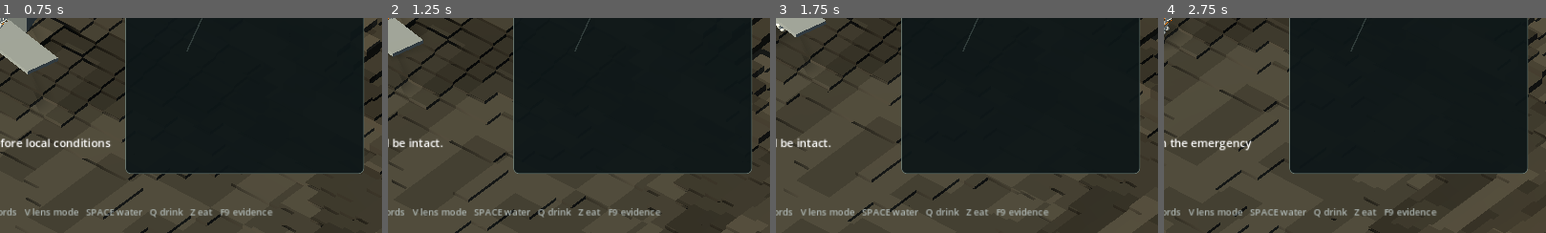
Above: before the commit, frames 1-4 (left to right).
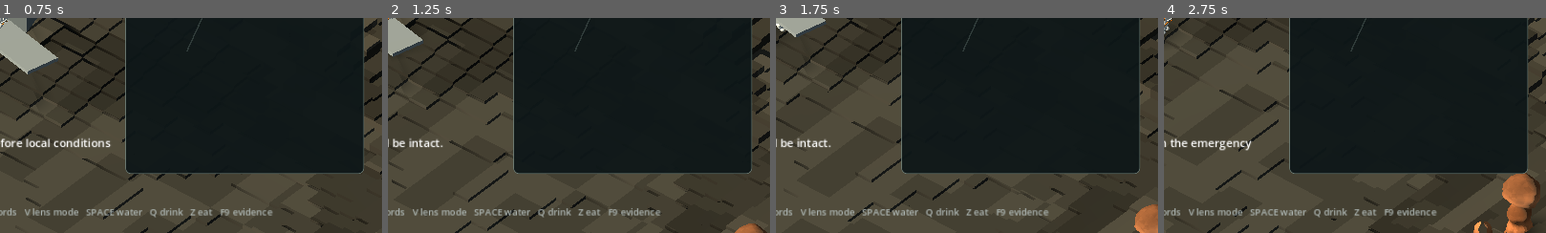
Above: after the commit, the same moments.

Repository: mmullen200/first-rain
Game: Godot game, scene res://main.tscn
Same seed, same stepped clock (60 frames per second), same inputs: the game is played once before the commit and once after it.
Inputs:
- Up to frame 1 (0.75 s): tap Enter at 0.5 s; hold D from 0.53 s (still down); tap F at 0.6 s
- Up to frame 2 (1.25 s): keep holding D; tap Space at 0.77 s
- Up to frame 3 (1.75 s): release D at 1.28 s; hold S from 1.28 s (still down); tap V at 1.35 s; tap Space at 1.52 s
- Up to frame 4 (2.75 s): release S at 2.03 s; hold D from 2.03 s (still down); tap G at 2.1 s
The pictures show only the part of the screen within x 50-100%, y 50-100%; the shares and areas given below are measured in that part.

Frame 1 is identical in both runs. In frame 2, 0.2% of the frame differs, in the area x 90-100%, y 95-100%; in frame 3, 0.7%; in frame 4, 2.0%, in the area x 81-99%, y 72-100%.

Commit message:
Add seeded hoodoos around the Crash Basin and over the spring
Co-Authored-By: Claude Opus 5.5 <noreply@anthropic.com>

Diff:
--- /dev/null
+++ b/prototypes/godot-first-interaction/hoodoo_field.gd
@@ -0,0 +1,236 @@
+extends Node3D
+
+# THROWAWAY PROTOTYPE.
+# Hoodoos: standing spires of the previous biosphere's undecayed remains, and
+# the same material that seals the Headwall spring. They are objects standing
+# on Ecological Cells, not terrain, so the height field and drainage are
+# untouched and a spire can later be removed piece by piece. Placement and
+# shapes come from a fixed seed, so every run builds the same field.
+# Presentation and astronaut collision only: no ecology or animal rules yet.
+
+const EcologyGridModel = preload("res://ecology_grid.gd")
+
+const PLACEMENT_SEED := 20260923
+const CLUSTER_COUNT := 9
+const CLUSTER_SPACING_CELLS := 7.0
+const HOODOO_SPACING_CELLS := 1.6
+const WRECK_CLEARANCE_CELLS := 6.0
+const LANDMARK_CLEARANCE_CELLS := 2.5
+const BOWL_CLEARANCE_CELLS := 4.0
+const WATERCOURSE_CLEARANCE_CELLS := 1.5
+const BASE_SINK := 0.45
+const RING_SEGMENTS := 22
+
+const HOODOO_SHADER := """
+shader_type spatial;
+render_mode cull_back;
+
+varying vec3 world_position;
+
+float hash(vec3 p) {
+	return fract(sin(dot(p, vec3(127.1, 311.7, 74.7))) * 43758.5453);
+}
+
+void vertex() {
+	world_position = (MODEL_MATRIX * vec4(VERTEX, 1.0)).xyz;
+}
+
+void fragment() {
+	// Horizontal bedding bands that wander slightly, like the reference spires.
+	float wander = sin(world_position.x * 1.3 + world_position.z * 0.9) * 0.35;
+	float band = sin(world_position.y * 5.2 + wander * 3.0) * 0.5 + 0.5;
+	float fine = hash(floor(world_position * 7.0));
+	vec3 color = COLOR.rgb * mix(0.7, 1.1, band) * mix(0.93, 1.05, fine);
+	ALBEDO = color;
+	ROUGHNESS = 0.94;
+}
+"""
+
+var hoodoo_cells: Array[Vector2i] = []
+var hoodoo_heights: Dictionary = {}
+var material: ShaderMaterial
+
+
+func _init() -> void:
+	name = "Hoodoos"
+	var shader := Shader.new()
+	shader.code = HOODOO_SHADER
+	material = ShaderMaterial.new()
+	material.shader = shader
+
+
+func build(ecology) -> void:
+	var rng := RandomNumberGenerator.new()
+	rng.seed = PLACEMENT_SEED
+
+	# The seal over the spring is the tallest spire on the map.
+	_add_hoodoo(ecology, EcologyGridModel.HEADWALL_SPRING_CELL, rng, {"height": 6.8, "width": 1.25, "capped": true})
+
+	var watercourse: Array[Vector2i] = ecology.flow_path(EcologyGridModel.HEADWALL_SPRING_CELL)
+	var candidates: Array[Vector2i] = []
+	for y in range(2, EcologyGridModel.HEIGHT - 2):
+		for x in range(2, EcologyGridModel.WIDTH - 2):
+			var cell := Vector2i(x, y)
+			if _is_clear_ground(ecology, cell, watercourse):
+				candidates.append(cell)
+
+	# Hoodoos stand in small groups, as they weather out of one old layer.
+	var centres: Array[Vector2i] = []
+	var attempts := 0
+	while centres.size() < CLUSTER_COUNT and attempts < 400 and not candidates.is_empty():
+		attempts += 1
+		var centre: Vector2i = candidates[rng.randi_range(0, candidates.size() - 1)]
+		if _far_from(centre, centres, CLUSTER_SPACING_CELLS) and _far_from(centre, hoodoo_cells, CLUSTER_SPACING_CELLS):
+			centres.append(centre)
+
+	for centre in centres:
+		var group_size := rng.randi_range(1, 3)
+		var placed := 0
+		var tries := 0
+		while placed < group_size and tries < 24:
+			tries += 1
+			var cell := centre if placed == 0 else centre + Vector2i(rng.randi_range(-2, 2), rng.randi_range(-2, 2))
+			if not candidates.has(cell) or not _far_from(cell, hoodoo_cells, HOODOO_SPACING_CELLS):
+				continue
+			var height := rng.randf_range(2.3, 4.4)
+			_add_hoodoo(ecology, cell, rng, {
+				"height": height,
+				"width": rng.randf_range(0.72, 1.0) * clampf(height / 3.4, 0.85, 1.15),
+				"capped": rng.randf() < 0.68,
+			})
+			placed += 1
+
+
+func _is_clear_ground(ecology, cell: Vector2i, watercourse: Array[Vector2i]) -> bool:
+	if _cell_distance(cell, EcologyGridModel.WRECK_CELL) < WRECK_CLEARANCE_CELLS:
+		return false
+	for landmark in [EcologyGridModel.TOXIC_VENT_CELL, EcologyGridModel.DRY_TERRACE_CELL, EcologyGridModel.FORK_CELL, EcologyGridModel.CHANNEL_CELL, EcologyGridModel.DIVIDE_CELL, EcologyGridModel.SOUTH_SHELF_CELL, EcologyGridModel.HEADWALL_SPRING_CELL]:
+		if _cell_distance(cell, landmark) < LANDMARK_CLEARANCE_CELLS:
+			return false
+	# Keep the water-holding lows and the dam site open.
+	for bowl in [EcologyGridModel.SHELTER_BOWL_CELL, EcologyGridModel.LONG_MEADOW_CELL, EcologyGridModel.NECK_CELL, EcologyGridModel.SINK_CELL]:
+		if _cell_distance(cell, bowl) < BOWL_CLEARANCE_CELLS:
+			return false
+	for course_cell in watercourse:
+		if _cell_distance(cell, course_cell) < WATERCOURSE_CLEARANCE_CELLS:
+			return false
+	# A cell that holds water rather than draining is a pool, not a plinth.
+	return ecology.downhill_neighbor(cell) != cell
+
+
+func _add_hoodoo(ecology, cell: Vector2i, rng: RandomNumberGenerator, shape: Dictionary) -> void:
+	var height: float = shape["height"]
+	var width: float = shape["width"]
+	var world: Vector2 = ecology.world_position(cell.x, cell.y)
+	var jitter := Vector2(rng.randf_range(-0.35, 0.35), rng.randf_range(-0.35, 0.35))
+
+	var body := StaticBody3D.new()
+	body.name = "Hoodoo_%d_%d" % [cell.x, cell.y]
+	body.position = Vector3(world.x + jitter.x, ecology.terrain_height(cell) - BASE_SINK, world.y + jitter.y)
+	body.rotation = Vector3(rng.randf_range(-0.05, 0.05), rng.randf_range(0.0, TAU), rng.randf_range(-0.05, 0.05))
+	add_child(body)
+
+	var tint := Color("b2623a").lerp(Color("c98150"), rng.randf()).lerp(Color("8f4e33"), rng.randf() * 0.35)
+	var noise := [rng.randf_range(0.0, TAU), rng.randf_range(0.0, TAU), rng.randf_range(0.0, TAU), rng.randf_range(0.0, TAU)]
+	var capped: bool = shape["capped"]
+	var column_height := height * (0.74 if capped else 1.0)
+	var profile: Array
+	if capped:
+		profile = [[0.0, 1.0], [0.1, 0.7], [0.3, 0.6], [0.48, 0.47], [0.63, 0.55], [0.84, 0.3], [1.0, 0.25]]
+	else:
+		profile = [[0.0, 1.0], [0.15, 0.74], [0.45, 0.55], [0.72, 0.4], [0.9, 0.26], [1.0, 0.0]]
+	for point in profile:
+		if point[1] > 0.0:
+			point[1] *= rng.randf_range(0.88, 1.12)
+	var column := MeshInstance3D.new()
+	column.mesh = _lathe(profile, column_height, width, 30, noise, 0.09, tint, not capped)
+	column.material_override = material
+	body.add_child(column)
+
+	if capped:
+		var neck_radius: float = profile[profile.size() - 1][1] * width
+		var cap_radius := maxf(neck_radius * 2.6, width * rng.randf_range(0.66, 0.92))
+		var cap_height := (height - column_height) * rng.randf_range(1.0, 1.25) + 0.12
+		var cap_profile := [[0.0, 0.5], [0.15, 0.88], [0.45, 1.0], [0.75, 0.84], [0.92, 0.5], [1.0, 0.0]]
+		var cap := MeshInstance3D.new()
+		cap.mesh = _lathe(cap_profile, cap_height, cap_radius, 14, [noise[1], noise[3], noise[0], noise[2]], 0.13, tint.lightened(0.05), true)
+		cap.material_override = material
+		cap.position = Vector3(rng.randf_range(-0.14, 0.14), column_height - 0.12, rng.randf_range(-0.14, 0.14))
+		cap.rotation = Vector3(rng.randf_range(-0.26, 0.26), 0.0, rng.randf_range(-0.26, 0.26))
+		body.add_child(cap)
+
+	var collision := CollisionShape3D.new()
+	var cylinder := CylinderShape3D.new()
+	cylinder.radius = width * 0.62
+	cylinder.height = height + BASE_SINK
+	collision.shape = cylinder
+	collision.position.y = cylinder.height * 0.5
+	body.add_child(collision)
+
+	hoodoo_cells.append(cell)
+	hoodoo_heights[cell] = height
+
+
+# A surface of revolution from a (fraction of height, fraction of radius)
+# profile, roughened with low-frequency lobes and horizontal ledges so each
+# spire weathers differently.
+func _lathe(profile: Array, height: float, radius: float, rings: int, noise: Array, roughness: float, tint: Color, close_top: bool) -> ArrayMesh:
+	var tool := SurfaceTool.new()
+	tool.begin(Mesh.PRIMITIVE_TRIANGLES)
+	for ring in rings + 1:
+		var t := float(ring) / float(rings)
+		var base_radius := _profile_radius(profile, t) * radius
+		var y := t * height
+		var shade := lerpf(0.86, 1.0, clampf(t * 1.6, 0.0, 1.0))
+		for segment in RING_SEGMENTS:
+			var angle := TAU * float(segment) / float(RING_SEGMENTS)
+			var lobes := 0.55 * sin(3.0 * angle + noise[0] + y * 1.7) + 0.35 * sin(5.0 * angle + noise[1] - y * 2.3) + 0.3 * sin(2.0 * angle + noise[2] + y * 0.8)
+			var ledges := 0.45 * sin(y * 8.5 + noise[3])
+			var r := maxf(0.0, base_radius * (1.0 + roughness * (lobes + ledges)))
+			tool.set_color(tint * shade)
+			tool.add_vertex(Vector3(cos(angle) * r, y, sin(angle) * r))
+	for ring in rings:
+		for segment in RING_SEGMENTS:
+			var next := (segment + 1) % RING_SEGMENTS
+			var a := ring * RING_SEGMENTS + segment
+			var b := ring * RING_SEGMENTS + next
+			var c := (ring + 1) * RING_SEGMENTS + next
+			var d := (ring + 1) * RING_SEGMENTS + segment
+			tool.add_index(a)
+			tool.add_index(b)
+			tool.add_index(c)
+			tool.add_index(a)
+			tool.add_index(c)
+			tool.add_index(d)
+	if close_top:
+		var apex := (rings + 1) * RING_SEGMENTS
+		tool.set_color(tint)
+		tool.add_vertex(Vector3(0.0, height, 0.0))
+		for segment in RING_SEGMENTS:
+			tool.add_index(rings * RING_SEGMENTS + segment)
+			tool.add_index(rings * RING_SEGMENTS + (segment + 1) % RING_SEGMENTS)
+			tool.add_index(apex)
+	tool.generate_normals()
+	return tool.commit()
+
+
+func _profile_radius(profile: Array, t: float) -> float:
+	for index in range(1, profile.size()):
+		var upper: Array = profile[index]
+		if t <= upper[0]:
+			var lower: Array = profile[index - 1]
+			var span: float = upper[0] - lower[0]
+			var blend := 0.5 - 0.5 * cos(PI * (t - lower[0]) / span)
+			return lerpf(lower[1], upper[1], blend)
+	return profile[profile.size() - 1][1]
+
+
+func _far_from(cell: Vector2i, others: Array, distance: float) -> bool:
+	for other in others:
+		if _cell_distance(cell, other) < distance:
+			return false
+	return true
+
+
+func _cell_distance(a: Vector2i, b: Vector2i) -> float:
+	return Vector2(a).distance_to(Vector2(b))
--- a/prototypes/godot-first-interaction/main.gd
+++ b/prototypes/godot-first-interaction/main.gd
@@ -52,9 +52,11 @@
 const AnimalSimulation = preload("res://animal_simulation.gd")
 const WeatherSimulation = preload("res://weather_simulation.gd")
 const AstronautFigure = preload("res://astronaut_figure.gd")
+const HoodooField = preload("res://hoodoo_field.gd")
 
 var astronaut: CharacterBody3D
 var astronaut_figure: Node3D
+var hoodoo_field: Node3D
 var camera: Camera3D
 var ecology
 var animal_simulation
@@ -202,6 +204,7 @@
 func _ready() -> void:
 	_build_ecology_grid()
 	_build_world()
+	_build_hoodoos()
 	_build_spatial_landmarks()
 	_build_astronaut()
 	_build_patches()
@@ -703,6 +706,12 @@
 		surface.add_vertex(vertex)
 
 
+func _build_hoodoos() -> void:
+	hoodoo_field = HoodooField.new()
+	add_child(hoodoo_field)
+	hoodoo_field.build(ecology)
+
+
 func _build_spatial_landmarks() -> void:
 	_create_terrain_label("THE HEADWALL  /  SPRING BLOCKED", EcologyGridModel.HEADWALL_SPRING_CELL, Color("d9c49a"))
 	_create_terrain_label("TOXIC VENT", EcologyGridModel.TOXIC_VENT_CELL, Color("e1ac70"))
@@ -724,7 +733,9 @@
 
 func _create_terrain_label(text: String, cell: Vector2i, color: Color) -> void:
 	var world: Vector2 = ecology.world_position(cell.x, cell.y)
-	_create_world_label(text, Vector3(world.x, ecology.terrain_height(cell) + 0.72, world.y), color, 0.006)
+	# Lift the label clear of any hoodoo standing on the landmark.
+	var lift := maxf(0.72, float(hoodoo_field.hoodoo_heights.get(cell, 0.0)) - HoodooField.BASE_SINK + 0.5)
+	_create_world_label(text, Vector3(world.x, ecology.terrain_height(cell) + lift, world.y), color, 0.006)
 
 
 func _build_astronaut() -> void:
--- /dev/null
+++ b/prototypes/godot-first-interaction/tests/hoodoo_field_test.gd
@@ -0,0 +1,76 @@
+extends SceneTree
+
+const EcologyGrid = preload("res://ecology_grid.gd")
+const HoodooField = preload("res://hoodoo_field.gd")
+var failed := false
+var ecology
+var field
+var walker: CharacterBody3D
+var target: Vector3
+var frames := 0
+
+
+func _initialize() -> void:
+	ecology = EcologyGrid.new()
+	field = HoodooField.new()
+	root.add_child(field)
+	field.build(ecology)
+	var repeat = HoodooField.new()
+	repeat.build(ecology)
+
+	var cells: Array[Vector2i] = field.hoodoo_cells
+	_assert(cells.size() >= 15, "hoodoos should stand around the play area, found %d" % cells.size())
+	_assert(cells == repeat.hoodoo_cells, "the seeded hoodoo field should build identically every run")
+	_assert(cells.has(EcologyGrid.HEADWALL_SPRING_CELL), "a hoodoo should seal the Headwall spring")
+	var spire_height: float = field.hoodoo_heights[EcologyGrid.HEADWALL_SPRING_CELL]
+	var heights: Array[float] = []
+	var watercourse: Array = ecology.flow_path(EcologyGrid.HEADWALL_SPRING_CELL)
+	for cell in cells:
+		heights.append(field.hoodoo_heights[cell])
+		if cell == EcologyGrid.HEADWALL_SPRING_CELL:
+			continue
+		_assert(field.hoodoo_heights[cell] < spire_height, "the spring spire should be the tallest hoodoo")
+		_assert(Vector2(cell).distance_to(Vector2(EcologyGrid.WRECK_CELL)) >= HoodooField.WRECK_CLEARANCE_CELLS, "hoodoo %s crowds the wreck" % cell)
+		_assert(not watercourse.has(cell), "hoodoo %s blocks the spring watercourse" % cell)
+		_assert(ecology.downhill_neighbor(cell) != cell, "hoodoo %s stands in a water-holding low" % cell)
+	heights.sort()
+	_assert(heights[heights.size() - 2] - heights[0] > 1.2, "hoodoos should vary in size")
+	repeat.free()
+
+	# Walk a capsule the size of the astronaut straight at an ordinary hoodoo.
+	var hoodoo_cell: Vector2i = cells[1]
+	var world: Vector2 = ecology.world_position(hoodoo_cell.x, hoodoo_cell.y)
+	var body: Node3D = field.get_node("Hoodoo_%d_%d" % [hoodoo_cell.x, hoodoo_cell.y])
+	target = body.position
+	walker = CharacterBody3D.new()
+	var collision := CollisionShape3D.new()
+	var shape := CapsuleShape3D.new()
+	shape.radius = 0.34
+	shape.height = 1.35
+	collision.shape = shape
+	collision.position.y = 0.68
+	walker.add_child(collision)
+	root.add_child(walker)
+	walker.position = Vector3(target.x - 3.0, ecology.terrain_height(hoodoo_cell) + 0.02, target.z)
+
+
+func _physics_process(_delta: float) -> bool:
+	frames += 1
+	walker.velocity = Vector3(1.9, 0.0, 0.0)
+	walker.move_and_slide()
+	if frames < 150:
+		return false
+	_assert(walker.global_position.x > target.x - 2.0, "the walker should travel up to the hoodoo before stopping (at %.2f)" % walker.global_position.x)
+	_assert(walker.global_position.x < target.x - 0.4, "the astronaut should not walk through a hoodoo (stopped at %.2f, hoodoo at %.2f)" % [walker.global_position.x, target.x])
+	if failed:
+		quit(1)
+	else:
+		print("PASS: seeded hoodoos vary in size, keep clear of the wreck and water, seal the spring with the tallest spire, and block the astronaut")
+		quit(0)
+	return true
+
+
+func _assert(condition: bool, message: String) -> void:
+	if not condition:
+		failed = true
+		printerr("FAIL: ", message)
Not shown, changed: prototypes/godot-first-interaction/README.md
